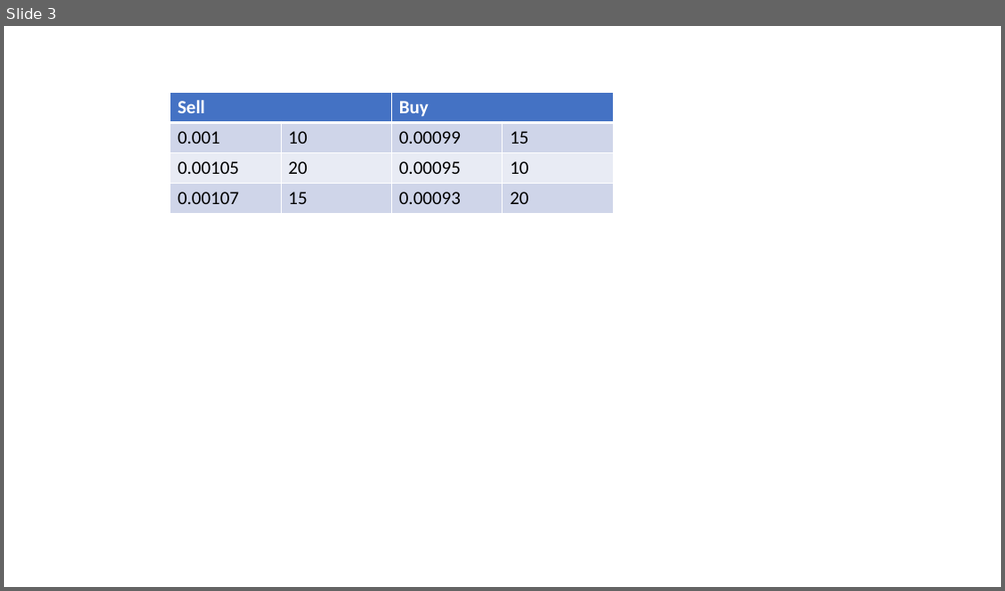
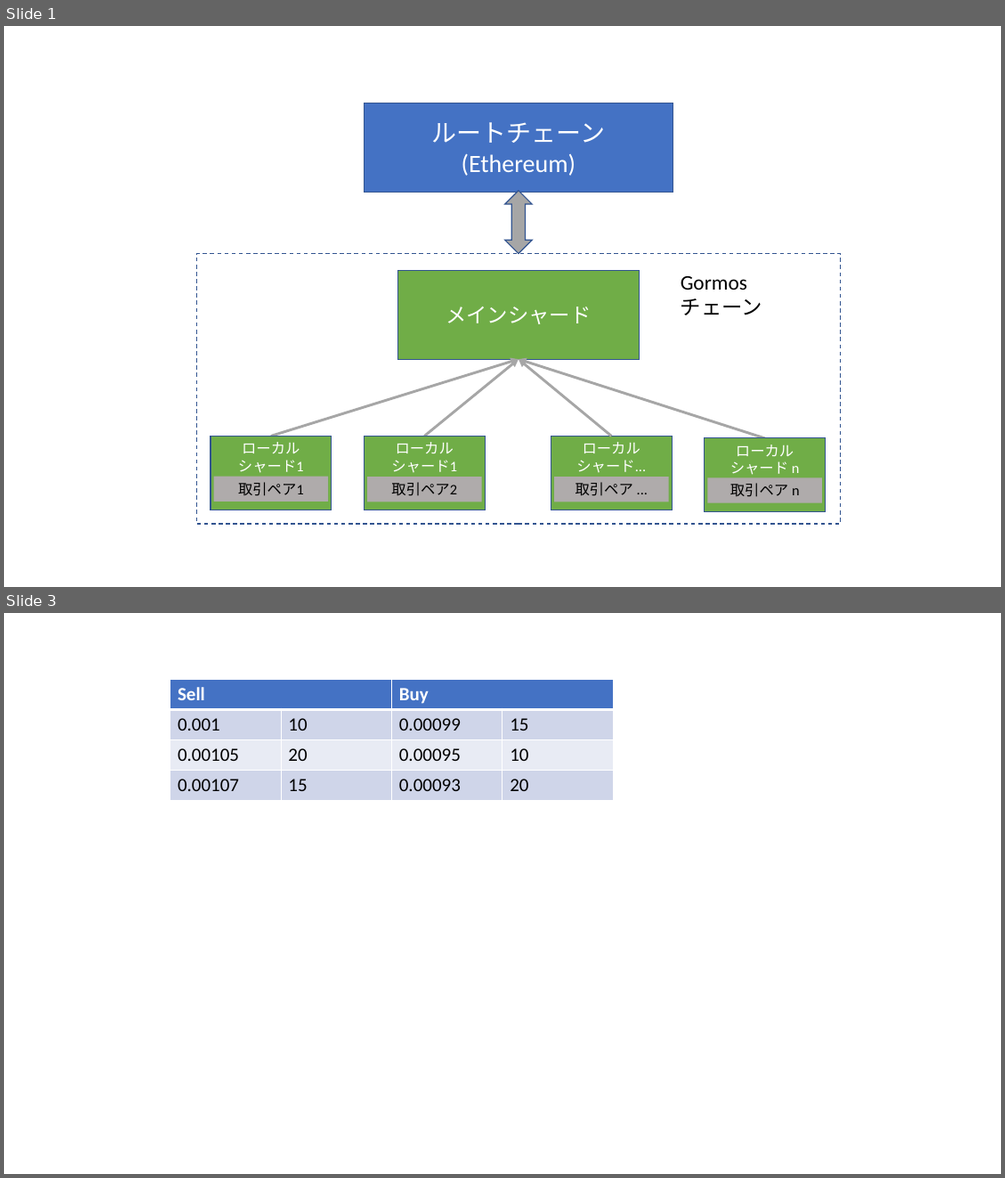
Before and after one commit to team-crypto/gormos-whitepaper-jp, a slide deck: images/gormos.pptx. Shown one above the other, each under a label of ours: slide 3 before the commit, slides 1 and 3 after it; the slides between them are not shown. The pictures are 1005x591 and 1005x1178 pixels, drawn with LibreOffice and Linux fonts; fonts in the diff are those of the drawing. Boxes give left, top, right and bottom in pixels: in the first picture for what was removed or moved away, otherwise in the second. Text is boxed around its words. In the diff, an @@ line names an element or a change of style, - is before the commit and + after.

```diff
--- a/images/gormos.pptx
+++ b/images/gormos.pptx
@@ slide 1 added at (x1=4, y1=26, x2=1001, y2=587), background #FFFFFF @@
@@ rectangle added at (x1=364, y1=103, x2=672, y2=192), fill #4472C4, outline #325491 1 pt, 24 pt, text #FFFFFF @@
+ルートチェーン
+(Ethereum)
@@ up down arrow added at (x1=505, y1=191, x2=532, y2=253), fill #A6A6A6, outline #325491 1 pt @@
@@ rectangle added at (x1=196, y1=253, x2=840, y2=524), outline #325491 1 pt dashed @@
@@ rectangle added at (x1=398, y1=271, x2=639, y2=360), fill #70AD47, outline #325491 1 pt, 20 pt, text #FFFFFF @@
+メインシャード
@@ text added at (x1=680, y1=276, x2=762, y2=315), 20 pt, text #000000 @@
+Gormos
+チェーン
@@ arrow added from (271, 435) to (518, 359), #A6A6A6 2.5 pt @@
@@ arrow added from (424, 435) to (518, 359), #A6A6A6 2.5 pt @@
@@ arrow added from (765, 438) to (518, 359), #A6A6A6 2.5 pt @@
@@ arrow added from (611, 435) to (518, 359), #A6A6A6 2.5 pt @@
@@ rectangle added at (x1=210, y1=435, x2=332, y2=510), fill #70AD47, outline #325491 1 pt, 14 pt, text #FFFFFF @@
+ローカル
+シャード1
@@ rectangle added at (x1=364, y1=435, x2=485, y2=510), fill #70AD47, outline #325491 1 pt, 14 pt, text #FFFFFF @@
+ローカル
+シャード1
@@ rectangle added at (x1=550, y1=435, x2=672, y2=510), fill #70AD47, outline #325491 1 pt, 14 pt, text #FFFFFF @@
+ローカル
+シャード...
@@ rectangle added at (x1=704, y1=438, x2=825, y2=512), fill #70AD47, outline #325491 1 pt, 14 pt, text #FFFFFF @@
+ローカル
+シャード n
@@ rectangle added at (x1=214, y1=476, x2=329, y2=501), fill #AFABAB, 14 pt, text #000000 @@
+取引ペア1
@@ rectangle added at (x1=367, y1=477, x2=482, y2=502), fill #AFABAB, 14 pt, text #000000 @@
+取引ペア2
@@ rectangle added at (x1=554, y1=477, x2=669, y2=502), fill #AFABAB, 14 pt, text #000000 @@
+取引ペア ...
@@ rectangle added at (x1=708, y1=477, x2=822, y2=503), fill #AFABAB, 14 pt, text #000000 @@
+取引ペア n
```
Also in this commit, not shown: 1 slide changed, 1 other slide added, 2 slides removed, 6 other files.
